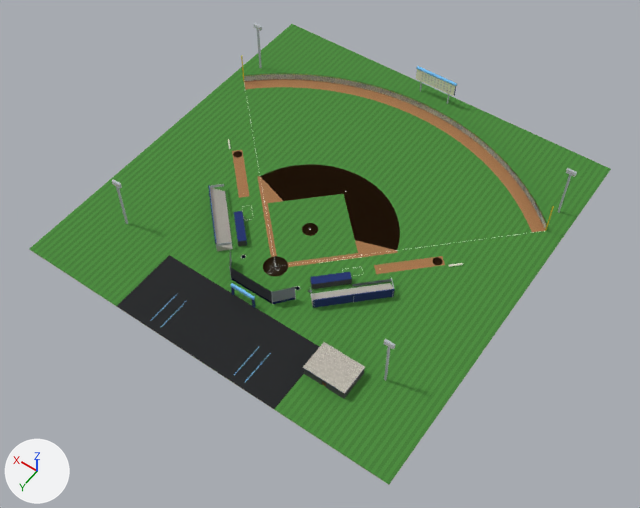
Two versions of the glTF model assets/verda/city/civic/ballpark_2.glb, one commit apart.
One viewpoint serves both versions: a camera (50 mm lens) standing at (-109.2, 164.9, 221.6) and looking at (-6.9, 21.7, -3.5). Arrows for +X, +Y and +Z are at lower left; the lights stay in place. The older version comes first. Vertices at exactly the same position are counted once.

Objects in the first picture: 'ballpark_2'.
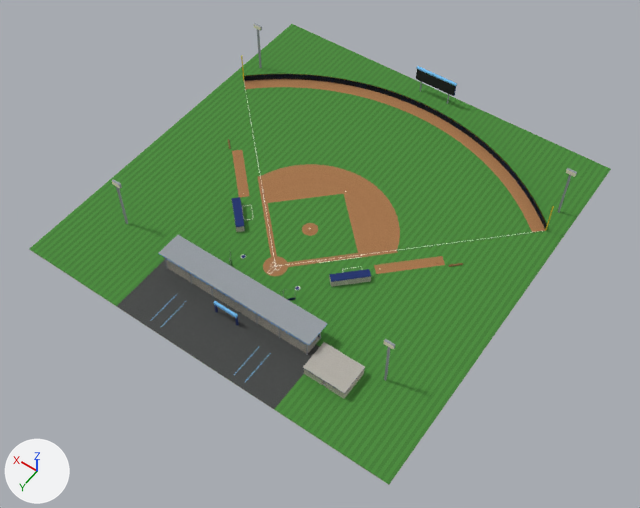
Boxes [x1, y1, x2, y2] around the edits, measured in the pictures (640 x 508 px; the box of a moved part takes in the faces that stretch with it):
'ballpark_2', surface changed, reshaped: [29, 23, 611, 485] in both
part 1 of me_ballpark_2, moved or reshaped: [268, 194, 358, 262] in both
part 2 of me_ballpark_2, moved or reshaped: [263, 256, 288, 276] in both
part 3 of me_ballpark_2, moved or reshaped: before [310, 272, 352, 289]; after [330, 269, 371, 287]
part 4 of me_ballpark_2, moved or reshaped: before [234, 211, 247, 247]; after [232, 197, 245, 232]
part 5 of me_ballpark_2, moved or reshaped: before [252, 299, 255, 308]; after [235, 317, 239, 326]
part 6 of me_ballpark_2, moved or reshaped: before [231, 287, 235, 295]; after [214, 305, 218, 313]
part 7 of me_ballpark_2, moved or reshaped: before [231, 283, 255, 300]; after [213, 301, 238, 318]
part 8 of me_ballpark_2, deleted: before [208, 73, 452, 308]
part 9 of me_ballpark_2, moved or reshaped: before [230, 74, 547, 302]; after [158, 79, 545, 353]

Diff of the bpy script that builds the scene:
```diff
--- a/assets/verda/city/civic/ballpark_2.glb.py
+++ b/assets/verda/city/civic/ballpark_2.glb.py
@@ mat_steel @@
 mat_steel = principled_material('steel')
-mat_steel.texture = img_image_7
+mat_steel.texture = img_image_6
 mat_steel.roughness = 1.0
@@ mat_alu @@
 mat_alu = principled_material('alu')
-mat_alu.texture = img_image_8
+mat_alu.texture = img_image_7
 mat_alu.roughness = 1.0
@@ mat_block @@
 mat_block = principled_material('block')
-mat_block.texture = img_image_10
+mat_block.texture = img_image_9
 mat_block.roughness = 1.0
@@ mat_asphalt @@
 mat_asphalt = principled_material('asphalt')
-mat_asphalt.texture = img_image_11
+mat_asphalt.texture = img_image_10
 mat_asphalt.roughness = 1.0
@@ mat_dark @@
 mat_dark = principled_material('dark')
-mat_dark.texture = img_image_12
+mat_dark.texture = img_image_11
 mat_dark.roughness = 1.0
@@ mat_wood @@
 mat_wood = principled_material('wood')
-mat_wood.texture = img_image_15
+mat_wood.texture = img_image_14
 mat_wood.roughness = 1.0
@@ me_ballpark_2 @@
 # used by ob_ballpark_2; location = (0.0, 0.0, 0.0)
-me_ballpark_2.from_pydata(...)  # 2404 vertices, 3177 faces; spans x -68.0..68.0, y -64.0..76.0, z -0.3..19.6
+me_ballpark_2.from_pydata(...)  # 2322 vertices, 3053 faces; spans x -68.0..68.0, y -64.0..76.0, z -0.3..19.6
+# me_ballpark_2 part 1: the loose piece of 4 vertices spanning x -18.1..18.1, y -1.4..34.7, z 0.0 is moved by (0.0, 0.0, 0.1)
+# me_ballpark_2 part 2: the loose piece of 30 vertices spanning x -4.0..4.0, y 32.0..40.0, z 0.0 is moved by (0.0, 0.0, 0.1)
+# me_ballpark_2 part 3: the loose piece of 32 vertices spanning x -23.2..-12.4, y 25.8..36.6, z 0.0..2.7 is moved by (-4.2, -4.2, 0.0)
+# me_ballpark_2 part 4: the loose piece of 32 vertices spanning x 12.4..23.2, y 25.8..36.6, z 0.0..2.7 is moved by (4.2, -4.2, 0.0)
+# me_ballpark_2 part 5: the loose piece of 8 vertices spanning x -4.3..-3.7, y 51.7..52.3, z 0.0..4.2 is moved by (0.0, 8.0, 0.0)
+# me_ballpark_2 part 6: the loose piece of 8 vertices spanning x 3.7..4.3, y 51.7..52.3, z 0.0..4.2 is moved by (0.0, 8.0, 0.0)
+# me_ballpark_2 part 7: the loose piece of 8 vertices spanning x -4.3..4.3, y 51.6..52.4, z 4.2..5.2 is moved by (0.0, 8.0, 0.0)
+# me_ballpark_2 part 8: 55 loose pieces with 487 vertices, spanning x -42.9..42.9, y -59.4..48.1, z 0.0..9.0, are deleted
+# me_ballpark_2 part 9: 316 vertices moved within x -62.3..62.3, y -26.2..39.6, z 0.1..0.3; 432 vertices removed from x -62.2..62.2, y -52.0..48.0, z 0.0..6.5; 653 vertices added at x -62.2..62.2, y -52.0..57.2, z 0.0..7.7
+# other edits to the shape of me_ballpark_2 do not show in these pictures
 me_ballpark_2.materials.append(mat_grass)
@@ me_ballpark_2 @@
 me_ballpark_2.materials.append(mat_yellow)
-me_ballpark_2.materials.append(mat_mesh)  # picture img_image_6
 me_ballpark_2.materials.append(mat_steel)
```
